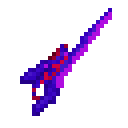
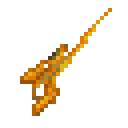
Layered file, before and after one edit (128x128). Changes by layer:
added layer "Calque #8" (overlay) in group "Groupe de calques" over [20, 8, 112, 116]
added layer "Calque #7" (overlay) in group "Groupe de calques" over [20, 8, 112, 116]
added layer "Calque #5" (overlay) in group "Groupe de calques" over [20, 8, 112, 116]
"Calque #2": opacity 100% → 48%, painted on it over [20, 8, 112, 116]
painted on "Calque #1" over [32, 44, 68, 100]
added layer "Calque #6" (overlay) in group "Groupe de calques" over [44, 12, 112, 88]
"Calque #4": blend hue → color, painted on it over [44, 12, 112, 88]
